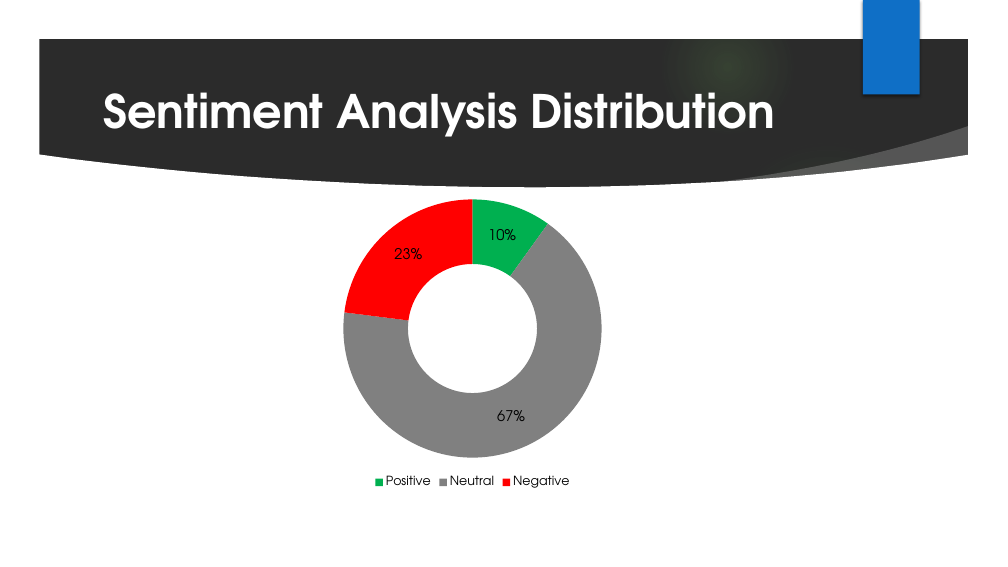
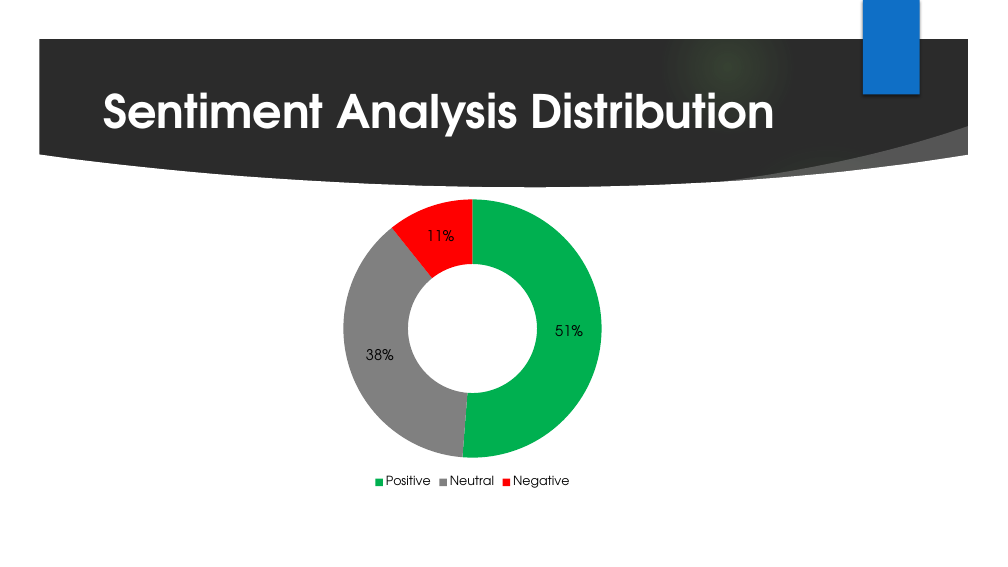
Before and after one commit to yairbaryosef/FinalProject, a slide deck: slide 6 of FinalProject-master/Presentation/Stock_Financial_Analysis_Final_With_PctChangeChart.pptx. Drawn at 1008x567 pixels with LibreOffice and Linux fonts; fonts in the diff are those of the drawing; background and template pictures are left out; a plain dark background stands for a picture behind light text. Boxes give left, top, right and bottom in pixels: in the first picture for what was removed or moved away, otherwise in the second. Text is boxed around its words. In the diff, an @@ line names an element or a change of style, - is before the commit and + after.

```diff
--- a/FinalProject-master/Presentation/Stock_Financial_Analysis_Final_With_PctChangeChart.pptx
+++ b/FinalProject-master/Presentation/Stock_Financial_Analysis_Final_With_PctChangeChart.pptx
@@ doughnut chart at [265, 189, 681, 492] @@
@@ Series 1, Positive: 10 to 51 @@
@@ Series 1, Neutral: 67 to 38 @@
@@ Series 1, Negative: 23 to 11 @@
```
Also in this commit, not shown: 2 other slides changed, 5 other files.
